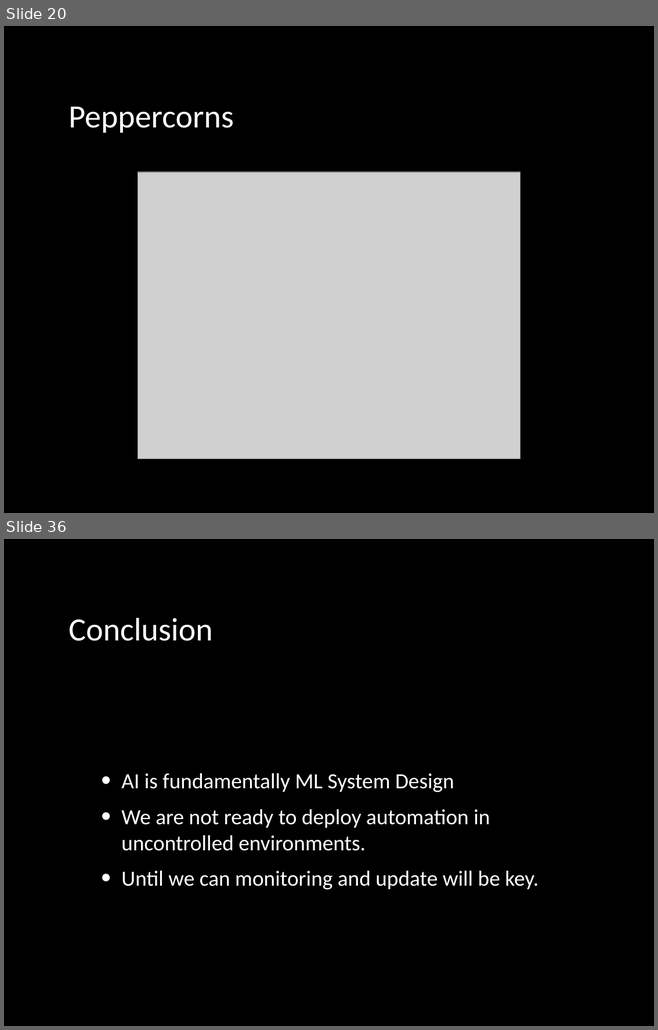
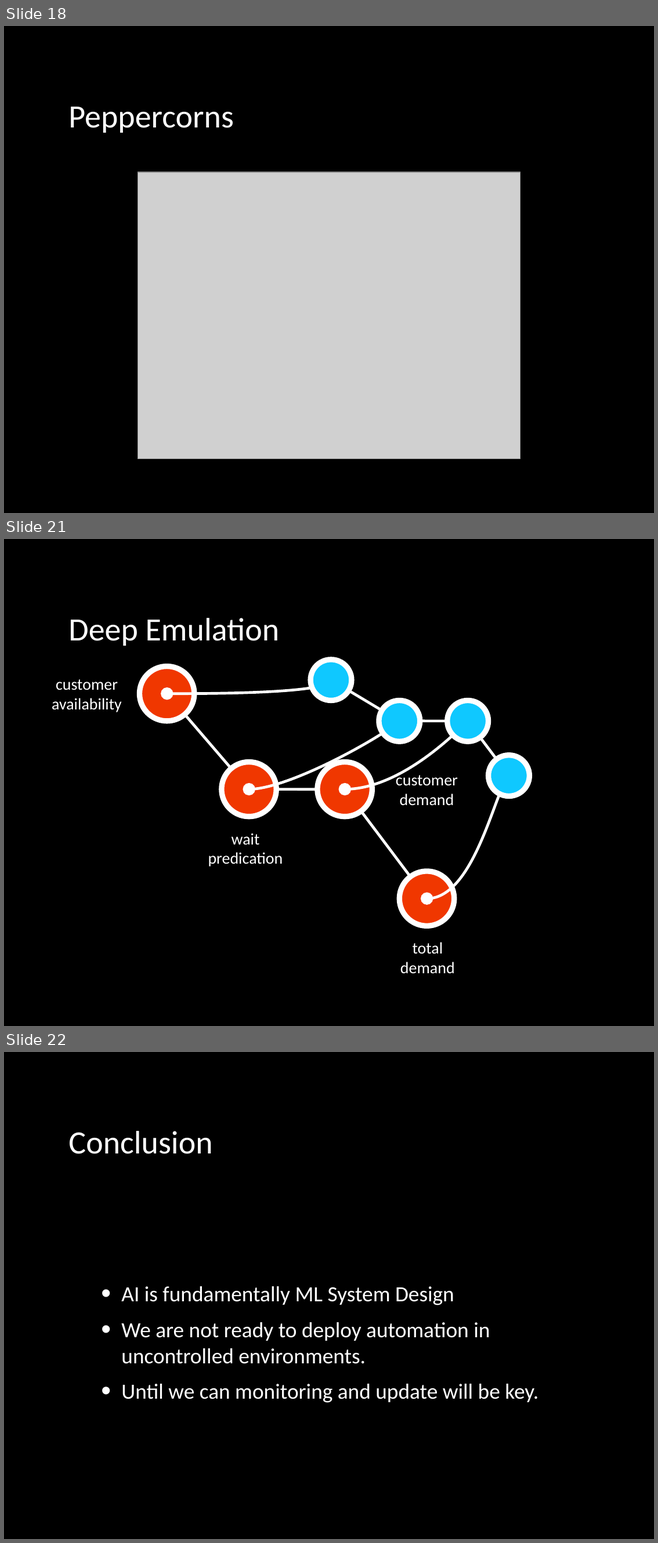
Before and after one commit to lawrennd/slides, a slide deck: 2019-09-20-machine-learning-systems-design.pptx. Shown one above the other, each under a label of ours: slides 20 and 36 before the commit, slides 18, 21 and 22 after it; the slides between them are not shown. The pictures are 658x1030 and 658x1543 pixels, drawn with LibreOffice and Linux fonts; fonts in the diff are those of the drawing; grey boxes stand for pictures. Boxes give left, top, right and bottom in pixels: in the first picture for what was removed or moved away, otherwise in the second. Text is boxed around its words. In the diff, an @@ line names an element or a change of style, - is before the commit and + after.

Commit message:
Update talks for deep learning summit.

```diff
--- a/2019-09-20-machine-learning-systems-design.pptx
+++ b/2019-09-20-machine-learning-systems-design.pptx
@@ slide 21 added at (4,539,654,1026), background #000000 @@
@@ title added at (68,618,280,646), 36 pt, text gradient #FFFFFF to #BFBFBF @@
+Deep Emulation
@@ ellipse added at (311,660,351,701), fill #0FC8FF, outline #FFFFFF 6 pt @@
@@ ellipse added at (140,667,194,721), fill #F03700, outline #FFFFFF 6 pt @@
@@ text added at (52,679,122,712), 18 pt, text #FFFFFF @@
+customer
+availability
@@ ellipse added at (161,689,172,700), fill #FFFFFF, outline #FFFFFF 1.63 pt @@
@@ line added from (167, 694) to (249, 789), #FFFFFF 0 pt @@
@@ line added from (167, 694) to (249, 789), #FFFFFF 3 pt @@
@@ freeform shape added at (167,680,331,694), outline #FFFFFF 3 pt @@
@@ line added from (331, 680) to (399, 721), #FFFFFF 3 pt @@
@@ ellipse added at (379,701,420,741), fill #0FC8FF, outline #FFFFFF 6 pt @@
@@ ellipse added at (447,701,488,741), fill #0FC8FF, outline #FFFFFF 6 pt @@
@@ freeform shape added at (249,721,399,789), outline #FFFFFF 3 pt @@
@@ freeform shape added at (344,721,467,789), outline #FFFFFF 3 pt @@
@@ line added from (399, 721) to (468, 721), #FFFFFF 3 pt @@
@@ line added from (468, 721) to (509, 776), #FFFFFF 3 pt @@
@@ ellipse added at (221,762,276,816), fill #F03700, outline #FFFFFF 6 pt @@
@@ ellipse added at (317,762,372,816), fill #F03700, outline #FFFFFF 6 pt @@
@@ ellipse added at (488,755,529,797), fill #0FC8FF, outline #FFFFFF 6 pt @@
@@ text added at (396,772,458,806), 18 pt, text #FFFFFF @@
+customer
+demand
@@ freeform shape added at (427,776,509,898), outline #FFFFFF 3 pt @@
@@ ellipse added at (244,784,255,795), fill #FFFFFF, outline #FFFFFF 1.63 pt @@
@@ line added from (249, 789) to (344, 789), #000000 0.75 pt @@
@@ line added from (249, 789) to (344, 789), #FFFFFF 3 pt @@
@@ ellipse added at (339,784,350,795), fill #FFFFFF, outline #FFFFFF 1.63 pt @@
@@ line added from (344, 789) to (427, 899), #000000 0.75 pt @@
@@ line added from (344, 789) to (427, 899), #FFFFFF 3 pt @@
@@ text added at (208,833,283,867), 18 pt, text #FFFFFF @@
+wait
+predication
@@ ellipse added at (399,871,453,926), fill #F03700, outline #FFFFFF 6 pt @@
@@ ellipse added at (421,893,432,904), fill #FFFFFF, outline #FFFFFF 1.63 pt @@
@@ text added at (400,942,455,974), 18 pt, text #FFFFFF @@
+total
+demand
@@ what was slide 20 is now slide 18 @@
@@ what was slide 36 is now slide 22 @@
```
Also in this commit, not shown: 2 slides changed, 3 other slides added, 19 slides removed.
